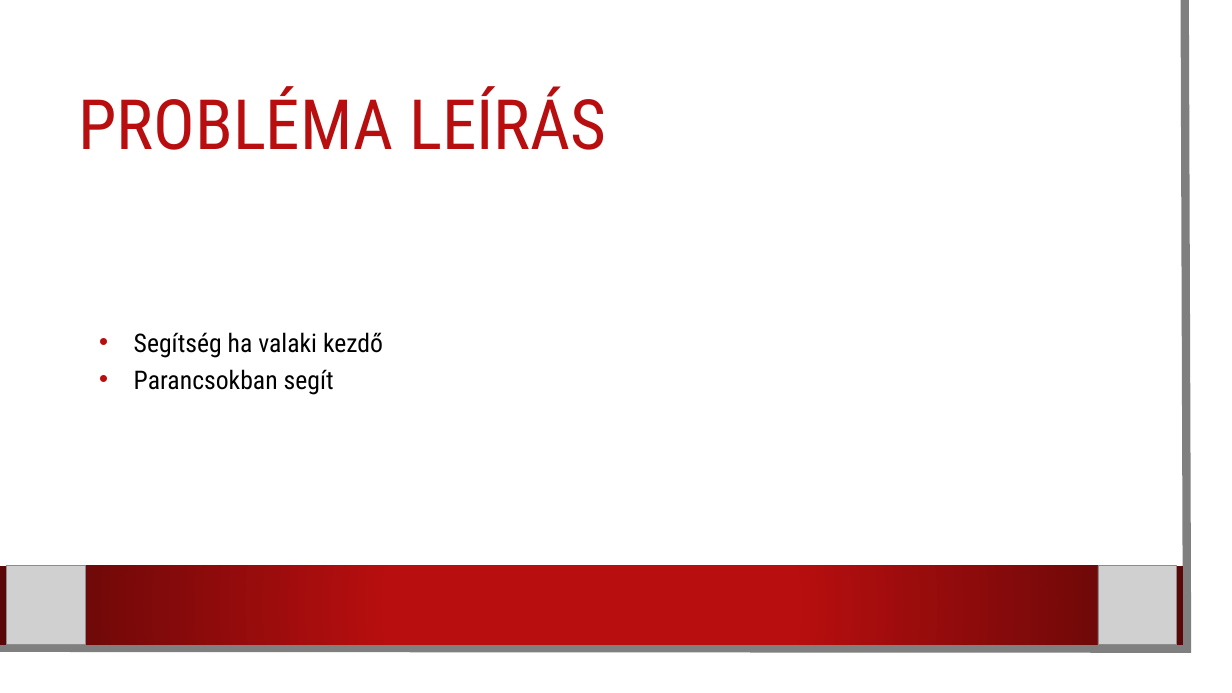
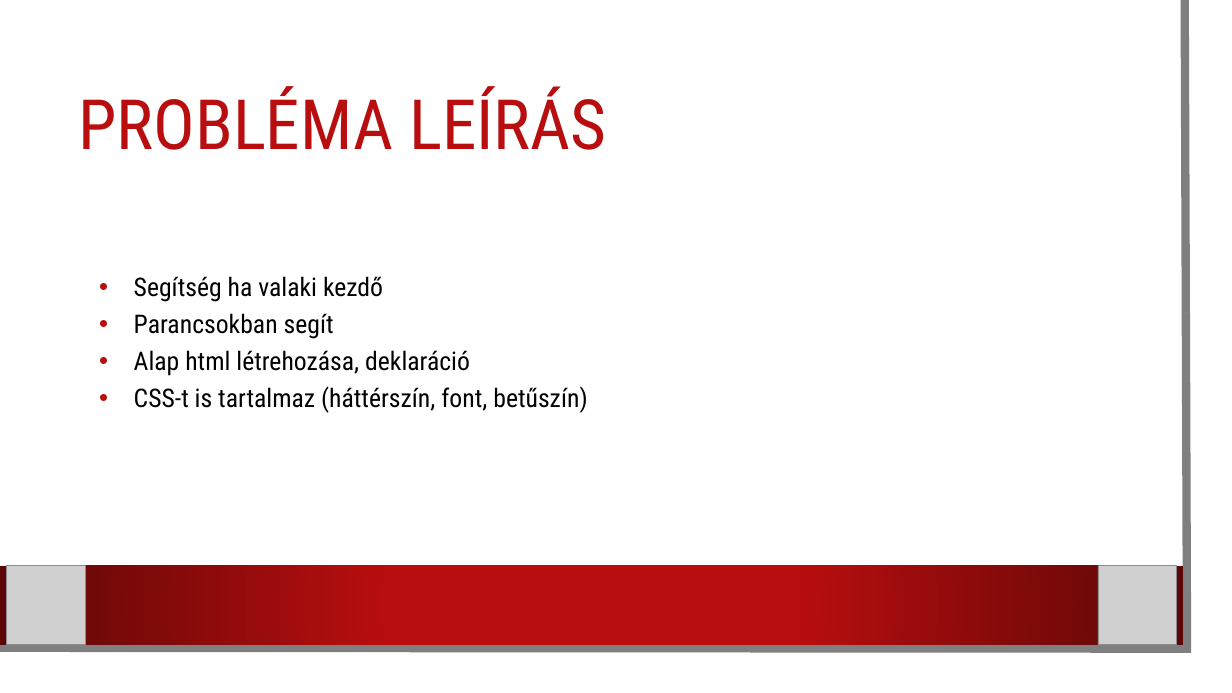
Before and after one commit to karpatililiana/Csapatmunka2.0, a slide deck: slide 3 of Programbemutató.pptx. Drawn at 1232x693 pixels with LibreOffice and Linux fonts; fonts in the diff are those of the drawing; grey boxes stand for pictures; background and template pictures are left out. Boxes give left, top, right and bottom in pixels: in the first picture for what was removed or moved away, otherwise in the second. Text is boxed around its words. In the diff, an @@ line names an element or a change of style, - is before the commit and + after.

```diff
--- a/Programbemutató.pptx
+++ b/Programbemutató.pptx
@@ text at [134,350,587,413]: paragraphs added @@
+• Alap html létrehozása, deklaráció
+• CSS-t is tartalmaz (háttérszín, font, betűszín)
```
Also in this commit, not shown: 1 slide added, 1 slide removed.
